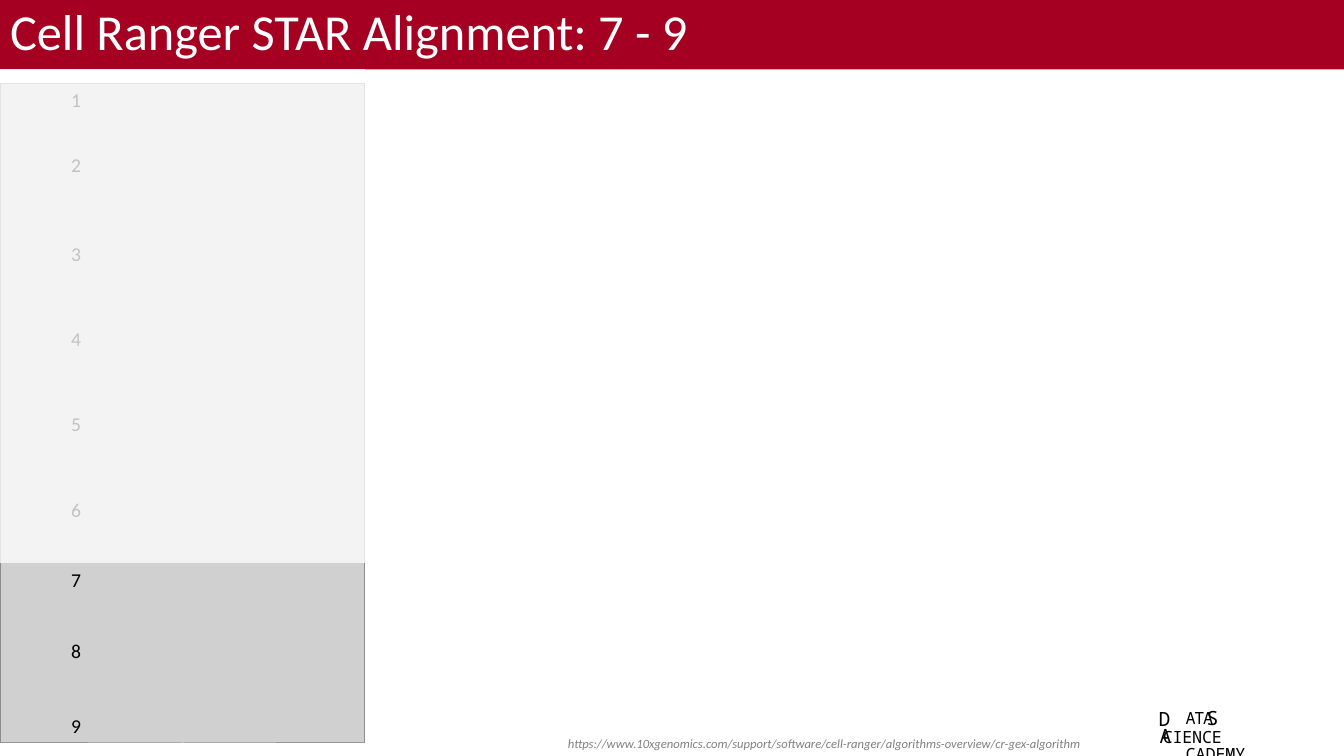
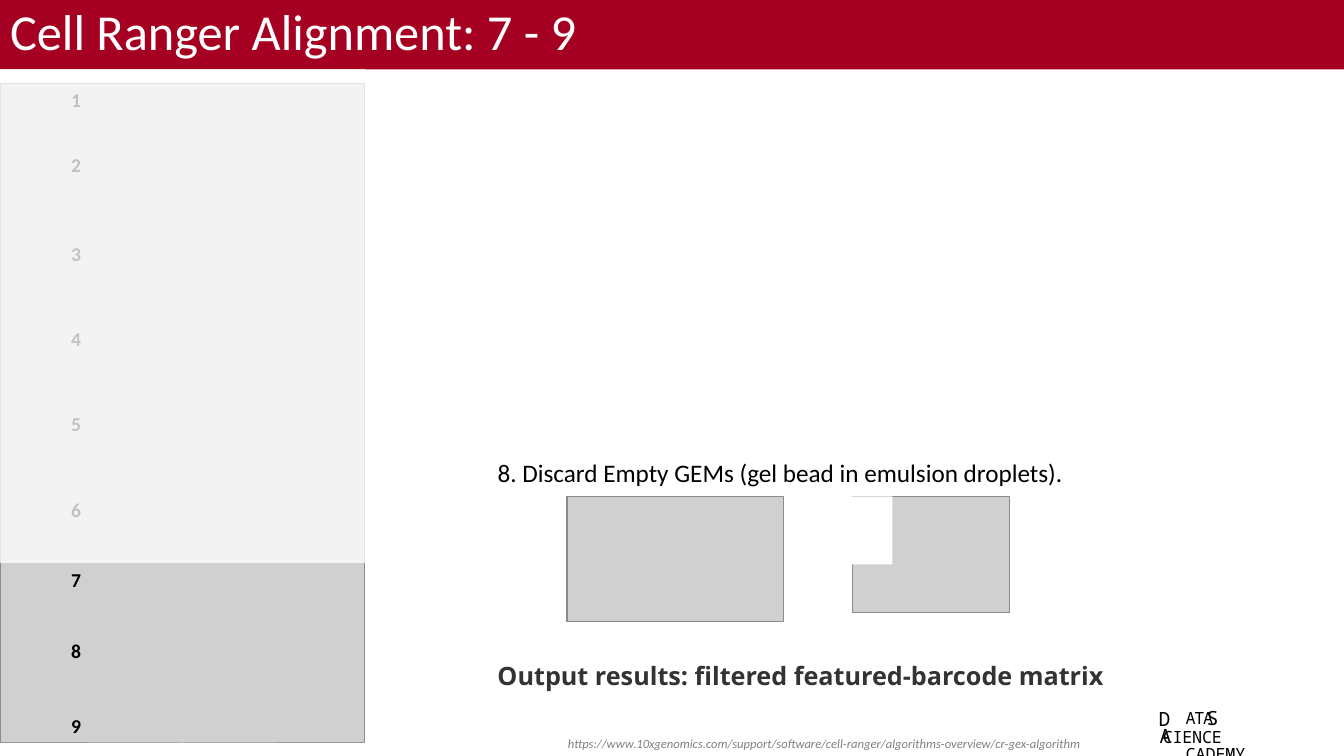
Before and after one commit to bacorli2/scrna_workshop, a slide deck: slide 7 of M2_CellRanger_Alignment/M2_CellRanger.pptx. Drawn at 1344x756 pixels with LibreOffice and Linux fonts; fonts in the diff are those of the drawing; grey boxes stand for pictures; background and template pictures are left out. Boxes give left, top, right and bottom in pixels: in the first picture for what was removed or moved away, otherwise in the second. Text is boxed around its words. In the diff, an @@ line names an element or a change of style, - is before the commit and + after.

```diff
--- a/M2_CellRanger_Alignment/M2_CellRanger.pptx
+++ b/M2_CellRanger_Alignment/M2_CellRanger.pptx
@@ title at bbox=[10, 15, 577, 59]: text changed @@
-Cell Ranger STAR Alignment: 7 - 9
+Cell Ranger Alignment: 7 - 9
@@ text added at bbox=[498, 463, 1062, 487], 18 pt, text #000000 @@
+8. Discard Empty GEMs (gel bead in emulsion droplets).
@@ picture added at bbox=[568, 496, 783, 622] @@
@@ rectangle added at bbox=[820, 496, 893, 565], fill #FFFFFF @@
@@ picture added at bbox=[852, 496, 1009, 612] @@
@@ text "7" at bbox=[71, 574, 81, 587]: bold on @@
@@ text added at bbox=[497, 665, 1104, 691], 18 pt, text #333333, bold @@
+Output results: filtered featured-barcode matrix
```
Also in this commit, not shown: 7 other slides changed, 3 slides added, 1 slide removed, 5 other files.
